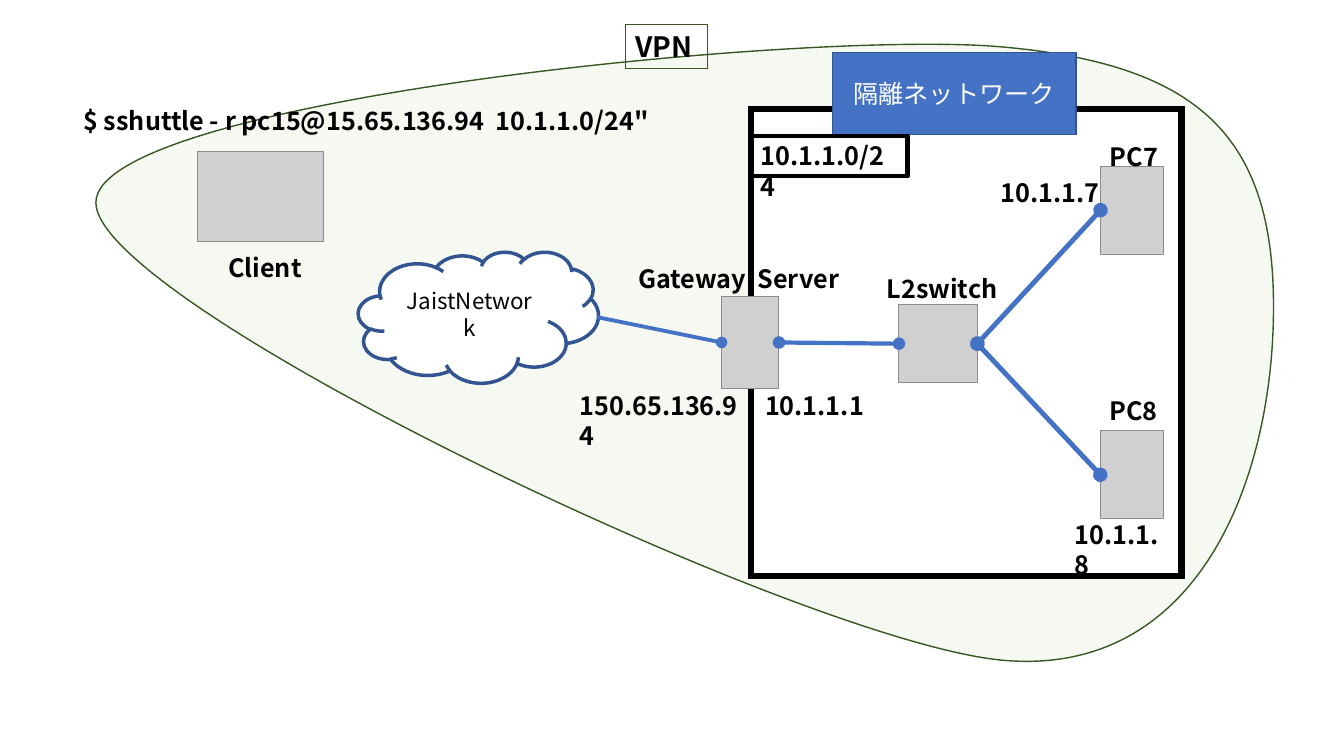
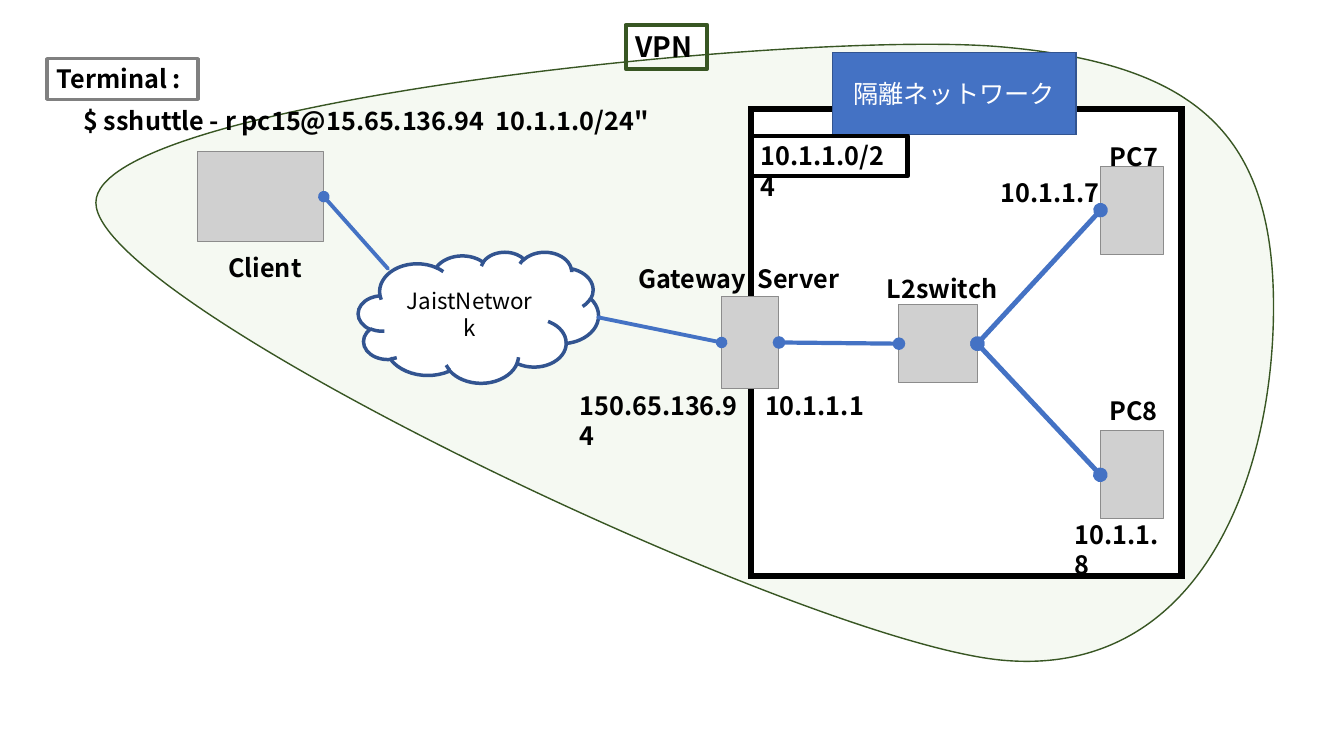
Before and after one commit to Alice-to-Bob/Graduate_School, a slide deck: slide 7 of SUBTHEME/graphs/network_archtecture.pptx (slide 21 before the commit). Drawn at 1344x756 pixels with LibreOffice and Linux fonts; fonts in the diff are those of the drawing; grey boxes stand for pictures. Boxes give left, top, right and bottom in pixels: in the first picture for what was removed or moved away, otherwise in the second. Text is boxed around its words. In the diff, an @@ line names an element or a change of style, - is before the commit and + after.

```diff
--- a/SUBTHEME/graphs/network_archtecture.pptx
+++ b/SUBTHEME/graphs/network_archtecture.pptx
@@ rectangle "VPN" at [626, 25, 708, 70]: outline #385723 0.75 pt to #385723 2.75 pt @@
@@ rectangle added at [46, 58, 198, 99], outline #808080 2.5 pt, 18 pt, text #000000, bold @@
+Terminal :
@@ arrow added from (388, 269) to (324, 197), #4472C4 2.75 pt @@
```
Also in this commit, not shown: 4 other slides changed, 5 other files.
